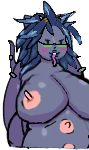
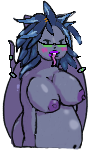
Revision of a layered 89×150 image; what changed, layer by layer:
removed layer "trreatment" over box(20, 8, 76, 149)
hid "t70", painted on it over box(6, 8, 88, 150)
removed layer "TraceTits" over box(6, 8, 89, 150)
added layer "Bimbo" above "broodmother_lvl2" over box(48, 51, 58, 57)
added layer "broodmother_lvl2" over box(6, 8, 88, 150)
